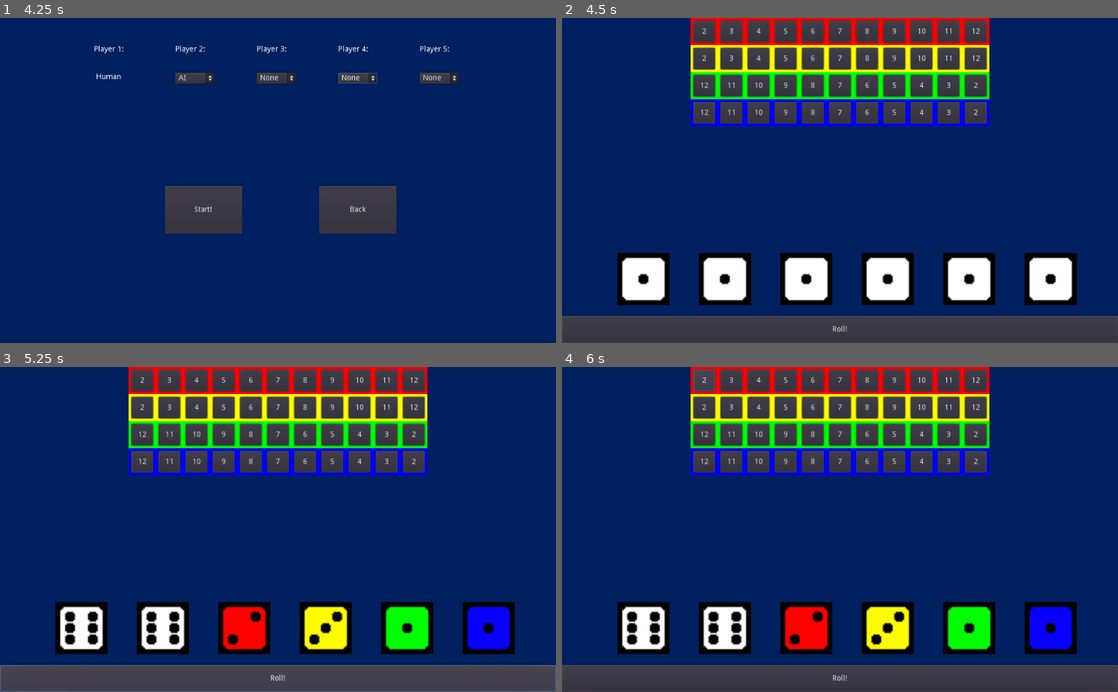
Above: before the commit, frames 1-4 (two rows, left to right).
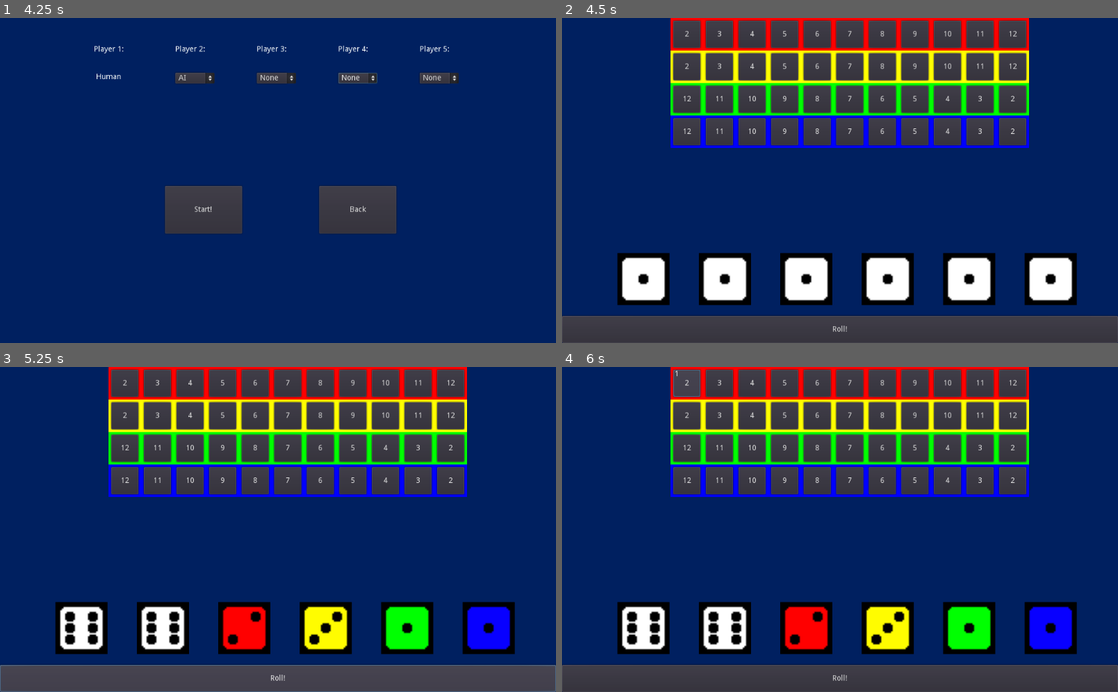
Above: after the commit, the same moments.

Repository: hamzasclone2/qwixxLike
Game: Godot game, scene res://MainMenu.tscn
Two runs of this game, one before a commit and one after it. Both use one fixed random seed, a clock stepped at 60 frames per second and the inputs below.
Inputs:
- Up to frame 1 (4.25 s): click "Play Game" at 0.5 s; click "AI" at 1.25 s; click "None" at 2 s; click "None" at 2.75 s; click "None" at 3.5 s
- Up to frame 2 (4.5 s): click "Start!" at 4.25 s
- Up to frame 3 (5.25 s): click "Roll!" at 5 s
- Up to frame 4 (6 s): click "2" at 5.75 s

Frame 1 is identical in both runs. In frame 2, 18% of the frame differs, in the area x 19-84%, y 0-40%; in frame 3, 18%; in frame 4, 18%.

Commit message:
added minor changes
increased size of scoresheet, changed playertype, added number that shows who selected each box

Diff:
--- a/Game.gd
+++ b/Game.gd
@@ -22,7 +22,7 @@
 
 onready var scoreSheet = get_node("ScoreSheet")
 
-var scoreSheetValues = [
+var scoreSheetColors = [
 	['R','R','R','R','R','R','R','R','R','R','R'],
 	['Y','Y','Y','Y','Y','Y','Y','Y','Y','Y','Y'],
 	['G','G','G','G','G','G','G','G','G','G','G'],
@@ -30,8 +30,8 @@
 ]
 
 func _ready():
-	var firstRow = scoreSheetValues[0]
-	var xpos = 237
+	var firstRow = scoreSheetColors[0]
+	var xpos = 200
 	var ypos = 0
 	for i in range(2, 13):
 		var s = scoreButton.instance()
@@ -41,11 +41,11 @@
 		var color = firstRow.pop_front()
 		s.name = color + str(i)
 		s.setup(color, i)
-		xpos += 50
+		xpos += 60
 
-	var secondRow = scoreSheetValues[1]
-	xpos = 237
-	ypos = 50
+	var secondRow = scoreSheetColors[1]
+	xpos = 200
+	ypos = 60
 	for i in range(2, 13):
 		var s = scoreButton.instance()
 		s.rect_position.x = xpos
@@ -54,11 +54,11 @@
 		var color = secondRow.pop_front()
 		s.name = color + str(i)
 		s.setup(color, i)
-		xpos += 50
+		xpos += 60
 
-	var thirdRow = scoreSheetValues[2]
-	xpos = 237
-	ypos = 100
+	var thirdRow = scoreSheetColors[2]
+	xpos = 200
+	ypos = 120
 	for i in range(12, 1, -1):
 		var s = scoreButton.instance()
 		s.rect_position.x = xpos
@@ -67,11 +67,11 @@
 		var color = thirdRow.pop_front()
 		s.name = color + str(i)
 		s.setup(color, i)
-		xpos += 50
+		xpos += 60
 
-	var fourthRow = scoreSheetValues[3]
-	xpos = 237
-	ypos = 150
+	var fourthRow = scoreSheetColors[3]
+	xpos = 200
+	ypos = 180
 	for i in range(12, 1, -1):
 		var s = scoreButton.instance()
 		s.rect_position.x = xpos
@@ -80,7 +80,7 @@
 		var color = fourthRow.pop_front()
 		s.name = color + str(i)
 		s.setup(color, i)
-		xpos += 50
+		xpos += 60
 
 
 func rollAll():
@@ -120,6 +120,11 @@
 	print("Blue: ", possibleBlue1)
 	print("Blue: ", possibleBlue2)
 
+	if(Players.currentRollingPlayer < 5):
+		Players.currentRollingPlayer += 1
+	else:
+		Players.currentRollingPlayer = 1
+
 
 func roll(dieNum, diceTexture, color):
 	var s
--- a/PlayerSelectMenu.gd
+++ b/PlayerSelectMenu.gd
@@ -6,10 +6,10 @@
 onready var player5 = get_node("Control/OptionButton4")
 
 func _on_Button_pressed():
-	Players.player2Type = player2.get_item_text(player2.get_selected_id())
-	Players.player3Type = player3.get_item_text(player3.get_selected_id())
-	Players.player4Type = player4.get_item_text(player4.get_selected_id())
-	Players.player5Type = player5.get_item_text(player5.get_selected_id())
+	Players.playerTypes[1] = player2.get_item_text(player2.get_selected_id())
+	Players.playerTypes[2] = player3.get_item_text(player3.get_selected_id())
+	Players.playerTypes[3] = player4.get_item_text(player4.get_selected_id())
+	Players.playerTypes[4] = player5.get_item_text(player5.get_selected_id())
 
 	Players.setup()
 
--- a/PlayerSelectMenu.tscn
+++ b/PlayerSelectMenu.tscn
@@ -112,6 +112,9 @@
 text = "AI"
 items = [ "AI", null, false, 0, null, "Human", null, false, 1, null ]
 selected = 0
+__meta__ = {
+"_edit_use_anchors_": false
+}
 
 [node name="OptionButton2" type="OptionButton" parent="Control"]
 margin_left = 350.0
--- a/Players.gd
+++ b/Players.gd
@@ -1,17 +1,11 @@
 extends Node
 
-var player2Type
-var player3Type
-var player4Type
-var player5Type
+var playerTypes = ["Human", "AI", "None", "None", "None"]
+
+var currentRollingPlayer = 0
+var currentScoringPlayer = 0
 
 var playerScoreSheets = []
-
-func printTypes():
-	print(player2Type)
-	print(player3Type)
-	print(player4Type)
-	print(player5Type)
 
 func setup():
 	var startingScoresheet = [
@@ -23,15 +17,15 @@
 
 	playerScoreSheets.append(startingScoresheet) # Player 1
 	playerScoreSheets.append(startingScoresheet) # Player 2
-	if(player3Type != "None"):
+	if(playerTypes[2] != "None"): # Player 3
 		playerScoreSheets.append(startingScoresheet)
 	else:
 		playerScoreSheets.append([])
-	if(player4Type != "None"):
+	if(playerTypes[3] != "None"): # Player 4
 		playerScoreSheets.append(startingScoresheet)
 	else:
 		playerScoreSheets.append([])
-	if(player5Type != "None"):
+	if(playerTypes[4] != "None"): # Player 5
 		playerScoreSheets.append(startingScoresheet)
 	else:
 		playerScoreSheets.append([])
--- a/ScoreButton.gd
+++ b/ScoreButton.gd
@@ -19,3 +19,16 @@
 	button.text = str(new_value)
 	value = new_value
 	color = new_color
+
+
+func _on_Button_pressed():
+	if(Players.currentRollingPlayer == 1):
+		get_node("Label").visible = true
+	elif(Players.currentRollingPlayer == 2):
+		get_node("Label2").visible = true
+	elif(Players.currentRollingPlayer == 3):
+		get_node("Label3").visible = true
+	elif(Players.currentRollingPlayer == 4):
+		get_node("Label4").visible = true
+	elif(Players.currentRollingPlayer == 5):
+		get_node("Label5").visible = true
--- a/ScoreButton.tscn
+++ b/ScoreButton.tscn
@@ -3,16 +3,16 @@
 [ext_resource path="res://ScoreButton.gd" type="Script" id=1]
 
 [node name="Control" type="Control"]
-margin_right = 50.0
-margin_bottom = 50.0
+margin_right = 60.0
+margin_bottom = 60.0
 script = ExtResource( 1 )
 __meta__ = {
 "_edit_use_anchors_": false
 }
 
 [node name="ColorRect" type="ColorRect" parent="."]
-margin_right = 50.0
-margin_bottom = 50.0
+anchor_right = 1.0
+anchor_bottom = 1.0
 __meta__ = {
 "_edit_use_anchors_": false
 }
@@ -20,9 +20,66 @@
 [node name="Button" type="Button" parent="."]
 margin_left = 5.0
 margin_top = 5.0
-margin_right = 45.0
-margin_bottom = 45.0
+margin_right = 55.0
+margin_bottom = 55.0
 text = "?"
 __meta__ = {
 "_edit_use_anchors_": false
 }
+
+[node name="Label" type="Label" parent="."]
+visible = false
+margin_left = 7.07107
+margin_top = 6.36397
+margin_right = 15.0711
+margin_bottom = 20.364
+text = "1"
+__meta__ = {
+"_edit_use_anchors_": false
+}
+
+[node name="Label2" type="Label" parent="."]
+visible = false
+margin_left = 25.8094
+margin_top = 4.94977
+margin_right = 33.8094
+margin_bottom = 18.9498
+text = "2"
+__meta__ = {
+"_edit_use_anchors_": false
+}
+
+[node name="Label3" type="Label" parent="."]
+visible = false
+margin_left = 47.0226
+margin_top = 4.59618
+margin_right = 55.0226
+margin_bottom = 18.5962
+text = "3"
+__meta__ = {
+"_edit_use_anchors_": false
+}
+
+[node name="Label4" type="Label" parent="."]
+visible = false
+margin_left = 14.4957
+margin_top = 40.6586
+margin_right = 22.4957
+margin_bottom = 54.6586
+text = "4"
+__meta__ = {
+"_edit_use_anchors_": false
+}
+
+[node name="Label5" type="Label" parent="."]
+visible = false
+margin_left = 36.416
+margin_top = 41.0122
+margin_right = 44.416
+margin_bottom = 55.0122
+text = "5"
+__meta__ = {
+"_edit_use_anchors_": false
+}
+
+[connection signal="pressed" from="Button" to="." method="_on_Button_pressed"]
